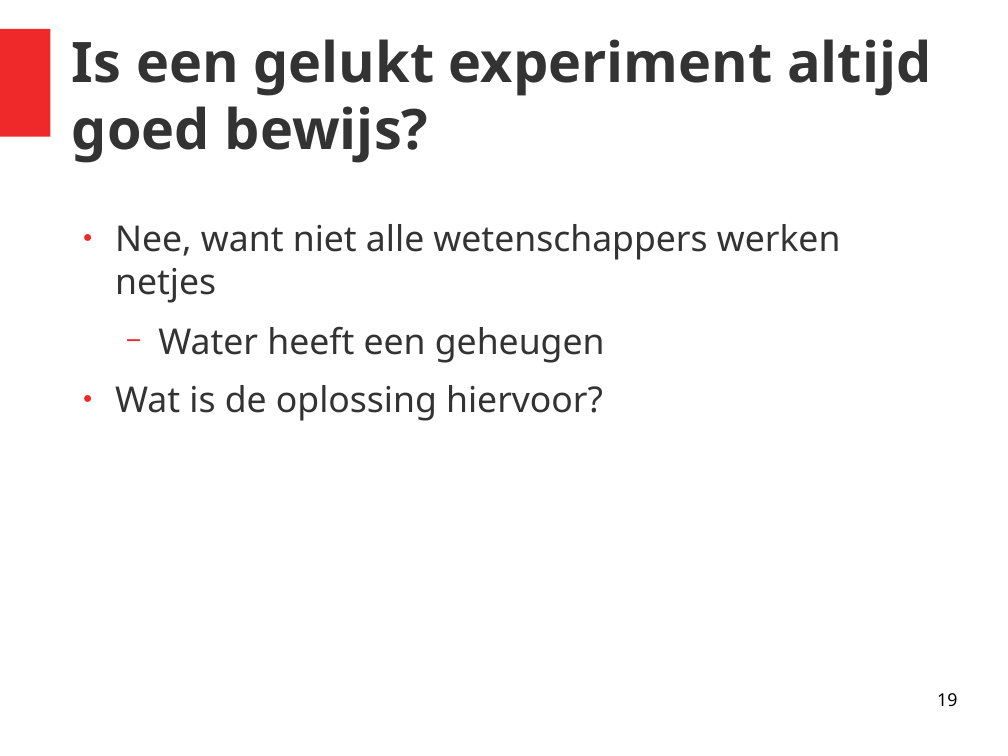
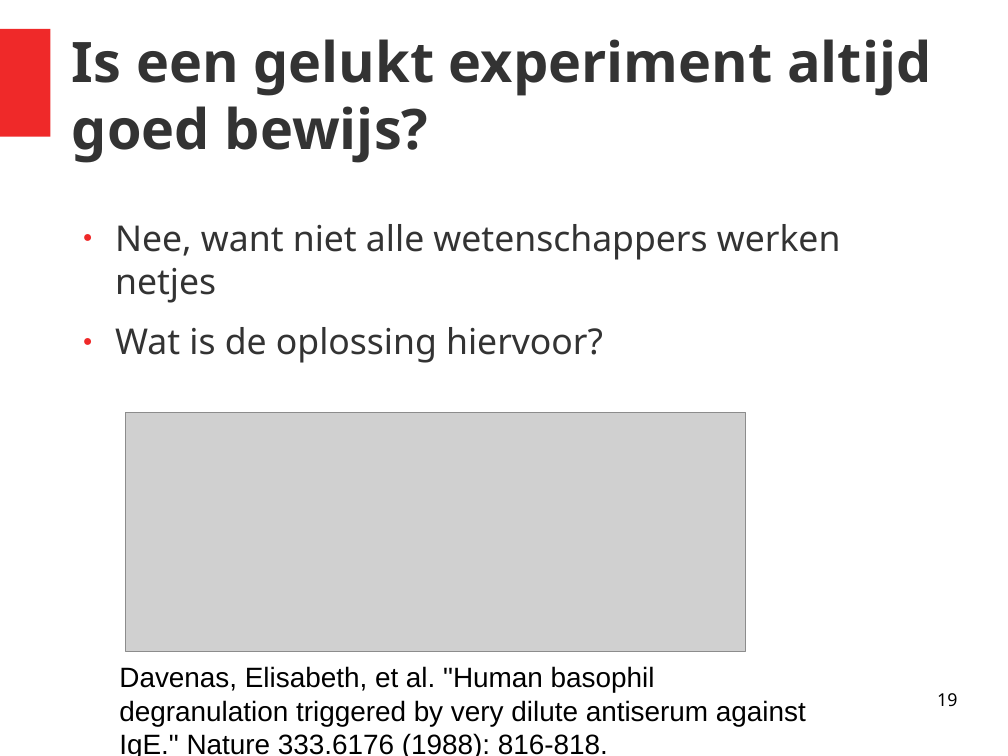
Before and after one commit to richelbilderbeek/gastles_petje_af_20201011, a slide deck: slide 19 of presentatie.odp. Drawn at 1008x756 pixels with LibreOffice and Linux fonts; fonts in the diff are those of the drawing; grey boxes stand for pictures. Boxes give left, top, right and bottom in pixels: in the first picture for what was removed or moved away, otherwise in the second. Text is boxed around its words. In the diff, an @@ line names an element or a change of style, - is before the commit and + after.

```diff
--- a/presentatie.odp
+++ b/presentatie.odp
@@ text at [158, 327, 605, 363]: paragraph removed @@
-  − Water heeft een geheugen
@@ picture added at [126, 413, 746, 651] @@
@@ text added at [119, 666, 806, 756], 22 pt, text #000000 @@
+Davenas, Elisabeth, et al. "Human basophil degranulation triggered by very dilute antiserum against IgE." Nature 333.6176 (1988): 816-818.
```
Also in this commit, not shown: 4 other slides changed, 6 slides added, 1 slide removed, 3 other files.
